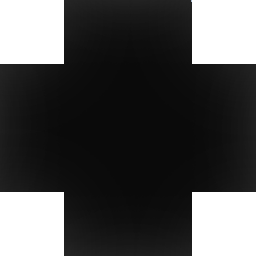
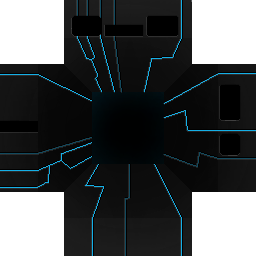
Revision of a layered (256, 256) image; what changed, layer by layer:
added layer "Layer 8" above "Layer 5" over [0, 120, 38, 133]
added layer "Layer 5" above "Layer 1 copy" over [71, 15, 241, 156]
added layer "Layer 1 copy" above "Layer 1 copy 4" over [0, 0, 256, 256]
added layer "Layer 1 copy 4" above "Layer 6" over [0, 0, 256, 256]
added layer "Layer 6" (50%) above "Layer 7" over [40, 42, 215, 217]
added layer "Layer 7" above "Wall" over [92, 92, 164, 164]
painted on "Wall" over [0, 0, 256, 256]
